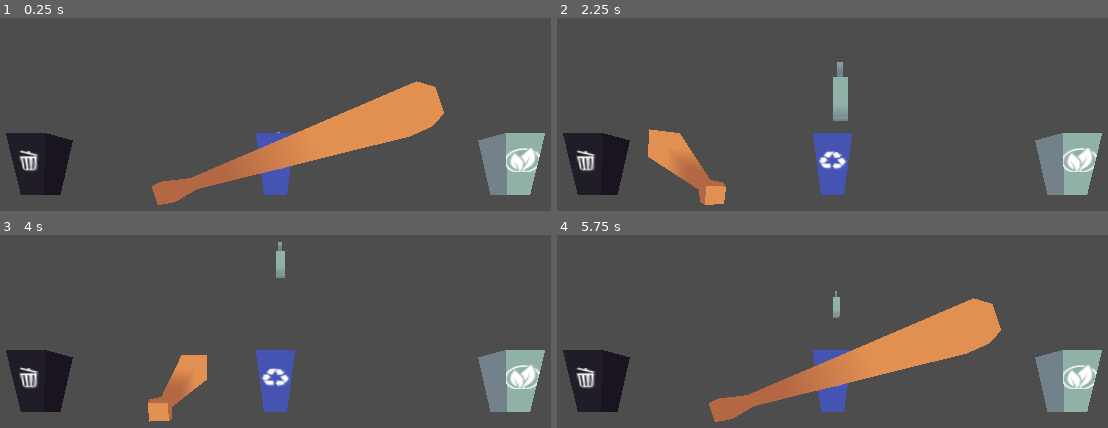
Above: before the commit, frames 1-4 (two rows, left to right).
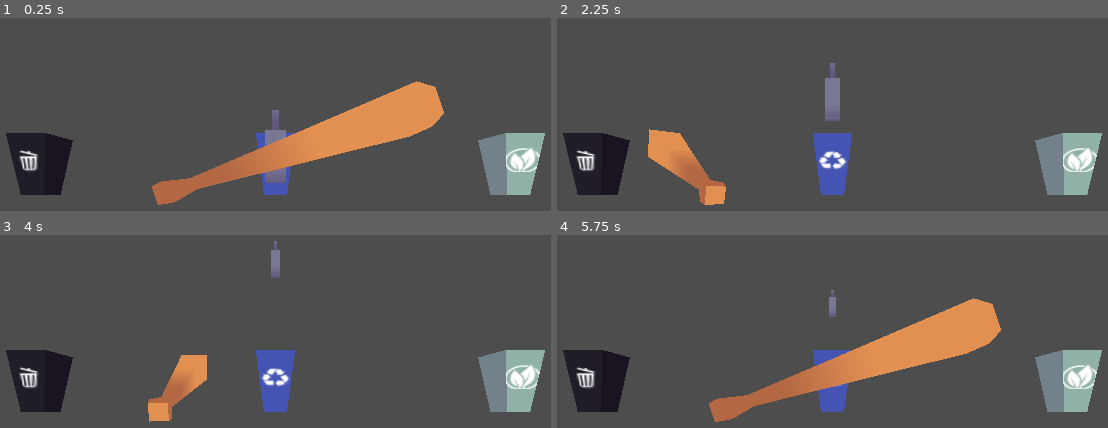
Above: after the commit, the same moments.

Repository: Manas701/SVCGameJam
Game: Godot game, scene res://scenes/manasScene.tscn
Same seed, same stepped clock (60 frames per second), same inputs: the game is played once before the commit and once after it.
Inputs:
- Up to frame 1 (0.25 s): no input
- Up to frame 2 (2.25 s): tap Enter at 0.5 s; hold Space (swing) 0.53-1.28 s; tap Space (swing) at 1.35 s; hold Space (swing) from 2.03 s (still down)
- Up to frame 3 (4 s): release Space (swing) at 2.78 s; tap Space (swing) at 2.85 s; hold Space (swing) from 3.53 s (still down)
- Up to frame 4 (5.75 s): release Space (swing) at 4.28 s; tap Space (swing) at 4.35 s; hold Space (swing) from 5.03 s (still down)

The runs differ from the first frame. In frame 1, 0.6% of the frame differs, in the area x 48-52%, y 47-86%; in frame 2, 1.1%, in the area x 48-53%, y 22-54%; in frame 3, 0.4%; in frame 4, 0.2%.

Commit message:
random objects

Diff:
--- /dev/null
+++ b/assets/scripts/trash.gd
@@ -0,0 +1,12 @@
+extends Node
+
+@export_enum("Compost", "Recycling", "Trash") var trash_type: String
+
+# Called when the node enters the scene tree for the first time.
+func _ready():
+	pass # Replace with function body.
+
+
+# Called every frame. 'delta' is the elapsed time since the previous frame.
+func _process(delta):
+	pass
--- /dev/null
+++ b/assets/scripts/trashPrefab.gd
@@ -0,0 +1,18 @@
+extends Node
+
+@onready var anim = $AnimationPlayer
+var trash_type: Node
+
+# Called when the node enters the scene tree for the first time.
+func _ready():
+	randomize()
+	var children = get_children()
+	var trash = children[randi() % children.size()]
+	trash.set_visible(true)
+
+func _input(event):
+	if event.is_action_pressed("swing"):
+		hit()
+
+func hit():
+	anim.play("hit_center")
--- a/prefabs/trash.tscn
+++ b/prefabs/trash.tscn
@@ -1,3 +1,37 @@
-[gd_scene format=3 uid="uid://tx72n0re52ye"]
+[gd_scene load_steps=8 format=3 uid="uid://tx72n0re52ye"]
 
-[node name="trash" type="Node"]
+[ext_resource type="PackedScene" path="res://prefabs/trash_bone.tscn" id="1_rpexv"]
+[ext_resource type="Script" path="res://assets/scripts/trashPrefab.gd" id="1_wf36i"]
+[ext_resource type="PackedScene" path="res://prefabs/trash_bottle_green.tscn" id="2_4y3iw"]
+[ext_resource type="Script" path="res://assets/scripts/trash.gd" id="2_i1a7u"]
+[ext_resource type="PackedScene" path="res://prefabs/trash_bottle_plastic.tscn" id="3_58ucf"]
+[ext_resource type="PackedScene" path="res://prefabs/trash_bottle_purple.tscn" id="4_fgdhr"]
+[ext_resource type="PackedScene" path="res://prefabs/trash_paper.tscn" id="5_y28u3"]
+
+[node name="trash" type="Node3D"]
+script = ExtResource("1_wf36i")
+
+[node name="Trash_Bone" parent="." instance=ExtResource("1_rpexv")]
+visible = false
+script = ExtResource("2_i1a7u")
+trash_type = "Compost"
+
+[node name="Trash_bottle_green" parent="." instance=ExtResource("2_4y3iw")]
+visible = false
+script = ExtResource("2_i1a7u")
+trash_type = "Recycling"
+
+[node name="Trash_Bottle_Plastic" parent="." instance=ExtResource("3_58ucf")]
+visible = false
+script = ExtResource("2_i1a7u")
+trash_type = "Recycling"
+
+[node name="Trash_bottle_green2" parent="." instance=ExtResource("4_fgdhr")]
+visible = false
+script = ExtResource("2_i1a7u")
+trash_type = "Recycling"
+
+[node name="Trash_Paper" parent="." instance=ExtResource("5_y28u3")]
+visible = false
+script = ExtResource("2_i1a7u")
+trash_type = "Trash"
--- a/scenes/manasScene.tscn
+++ b/scenes/manasScene.tscn
@@ -1,12 +1,11 @@
-[gd_scene load_steps=12 format=3 uid="uid://cmk3w3urbdkri"]
+[gd_scene load_steps=11 format=3 uid="uid://cmk3w3urbdkri"]
 
 [ext_resource type="Script" path="res://assets/scripts/bat.gd" id="2_whjhi"]
 [ext_resource type="ArrayMesh" uid="uid://4f1t6s65lrgj" path="res://assets/3DAssets/models_obj/Bin_Trash.obj" id="3_4r518"]
 [ext_resource type="PackedScene" path="res://prefabs/bin_recycle.tscn" id="6_018ci"]
-[ext_resource type="PackedScene" path="res://prefabs/trash_bottle_green.tscn" id="6_rkedq"]
 [ext_resource type="PackedScene" uid="uid://hpv7wre553nk" path="res://prefabs/bat.tscn" id="7_5fts6"]
-[ext_resource type="Script" path="res://assets/scripts/trashHit.gd" id="7_hjkdx"]
 [ext_resource type="PackedScene" path="res://prefabs/bin_compost.tscn" id="7_ke1kv"]
+[ext_resource type="PackedScene" uid="uid://tx72n0re52ye" path="res://prefabs/trash.tscn" id="7_wwkud"]
 [ext_resource type="PackedScene" path="res://prefabs/bin_trash.tscn" id="8_nec8g"]
 
 [sub_resource type="Animation" id="Animation_hn8jn"]
@@ -20,7 +19,7 @@
 tracks/0/path = NodePath(".")
 tracks/0/interp = 2
 tracks/0/loop_wrap = true
-tracks/0/keys = PackedFloat32Array(0, 1, 0.0510786, 0.246007, -1.46295, 0.5, 1, 0.0510786, 1.80203, -3.52522, 1, 1, 0.0510786, 0.909218, -5.04438)
+tracks/0/keys = PackedFloat32Array(0, 1, 0, 0.25, -1.5, 0.5, 1, 0, 1.8, -3.5, 1, 1, 0, 0.9, -5)
 
 [sub_resource type="AnimationLibrary" id="AnimationLibrary_qpaf1"]
 _data = {
@@ -38,15 +37,6 @@
 
 [node name="OmniLight3D" type="OmniLight3D" parent="."]
 
-[node name="Trash_bottle_green" parent="." instance=ExtResource("6_rkedq")]
-transform = Transform3D(1, 0, 0, 0, 1, 0, 0, 0, 1, 0.0510786, 0.909218, -5.04438)
-script = ExtResource("7_hjkdx")
-
-[node name="AnimationPlayer" type="AnimationPlayer" parent="Trash_bottle_green"]
-libraries = {
-"": SubResource("AnimationLibrary_qpaf1")
-}
-
 [node name="Bin_Recycle" parent="." instance=ExtResource("6_018ci")]
 transform = Transform3D(1, 0, 0, 0, 1, 0, 0, 0, 1, 0, 0, -5)
 
@@ -59,3 +49,11 @@
 [node name="Bat" parent="." instance=ExtResource("7_5fts6")]
 transform = Transform3D(0.315285, 0.948997, 0, -0.948997, 0.315285, 0, 0, 0, 1, -0.405409, 0, -1.01362)
 script = ExtResource("2_whjhi")
+
+[node name="trash" parent="." instance=ExtResource("7_wwkud")]
+transform = Transform3D(1, 0, 0, 0, 1, 0, 0, 0, 1, 0, 0.25, -1.5)
+
+[node name="AnimationPlayer" type="AnimationPlayer" parent="trash"]
+libraries = {
+"": SubResource("AnimationLibrary_qpaf1")
+}
